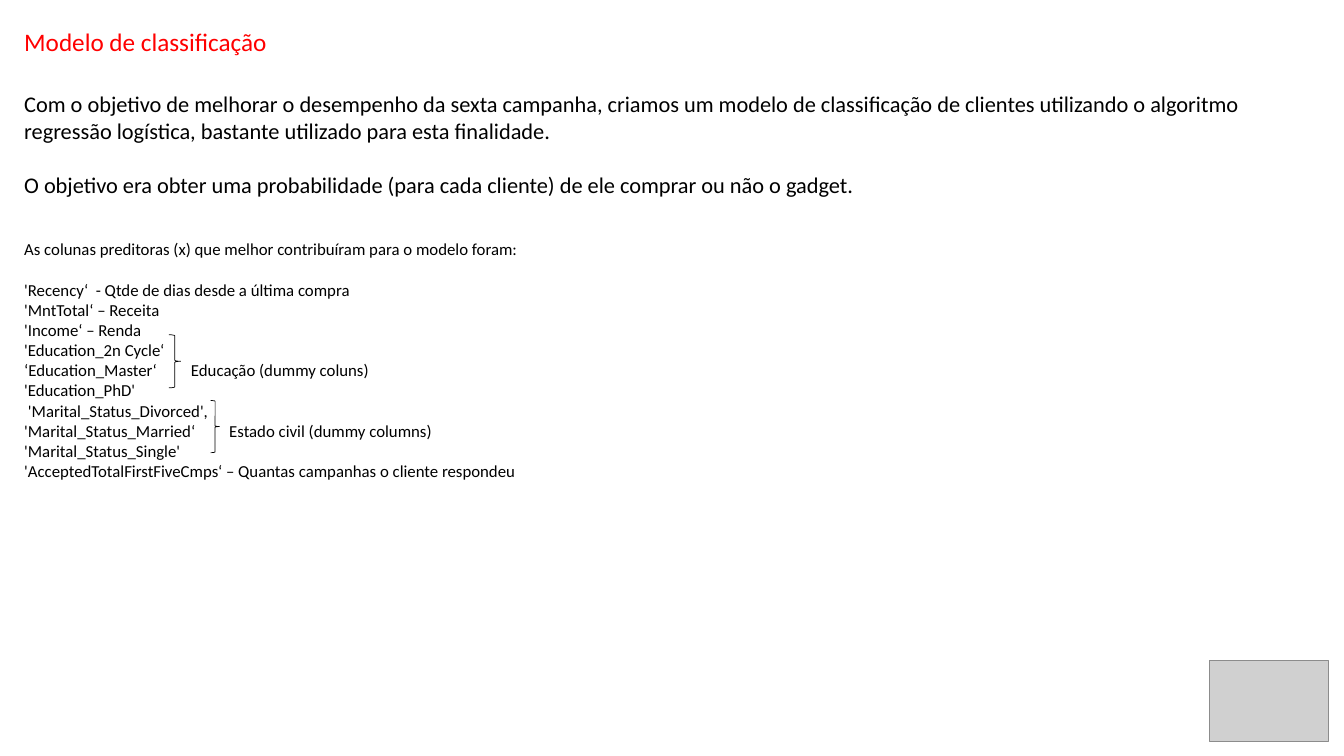
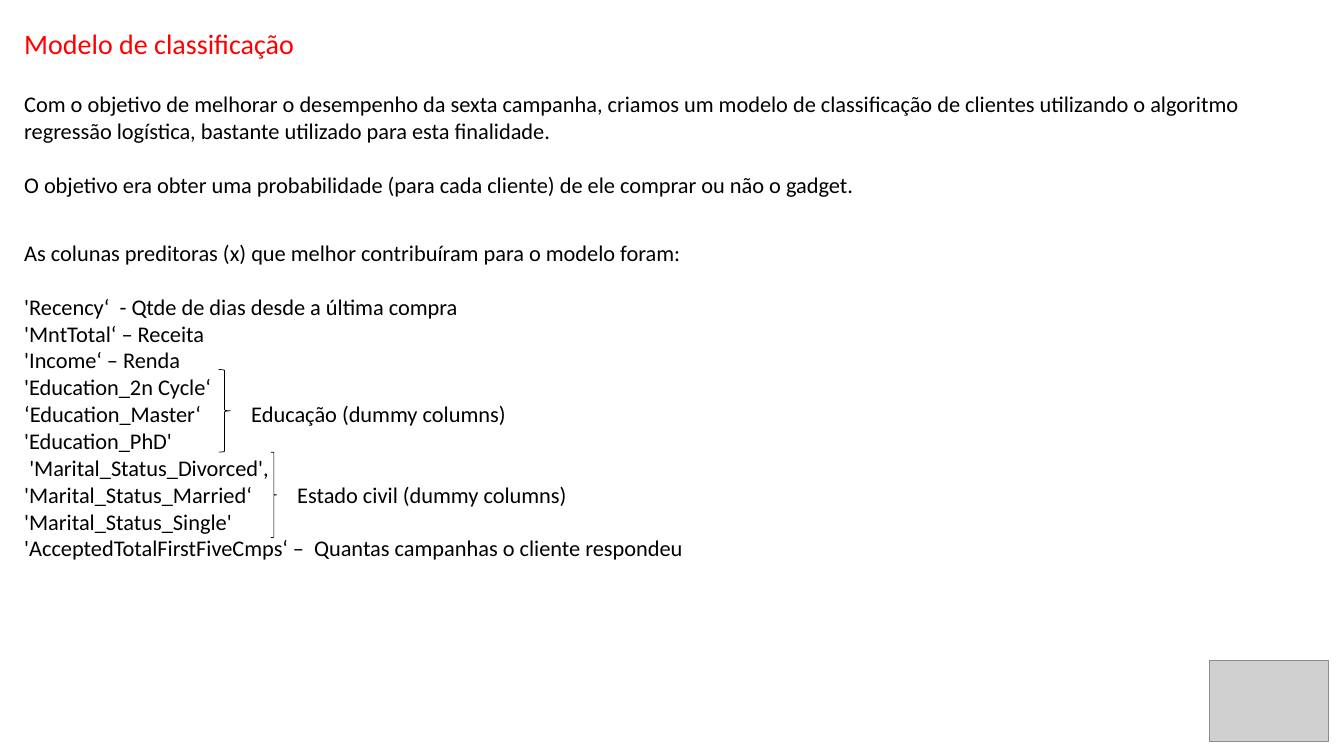
Before and after one commit to Danielgmelo/ifood, a slide deck: slide 24 of my_project/iFood CRM Data Analyst Case.pptx. Drawn at 1344x756 pixels with LibreOffice and Linux fonts; fonts in the diff are those of the drawing; grey boxes stand for pictures. Boxes give left, top, right and bottom in pixels: in the first picture for what was removed or moved away, otherwise in the second. Text is boxed around its words. In the diff, an @@ line names an element or a change of style, - is before the commit and + after.

```diff
--- a/my_project/iFood CRM Data Analyst Case.pptx
+++ b/my_project/iFood CRM Data Analyst Case.pptx
@@ text "Modelo de classificação" at (24, 34, 294, 59): size 18 to 20 pt @@
@@ text at (24, 245, 682, 560): size 12 to 16 pt in "As colunas preditoras (x) que melhor contribuíram ...", "'Recency‘ - Qtde de dias desde a ...", "'MntTotal‘ – Receita", "'Income‘ – Renda" and 6 more places @@
@@ right brace: place and size @@
-right brace at (169, 335, 181, 388)
+right brace at (219, 370, 231, 453)
@@ text at (24, 406, 506, 426): text changed; size 12 to 16 pt @@
-‘Education_Master‘ Educação (dummy coluns)
+‘Education_Master‘ Educação (dummy columns)
@@ right brace: place and size @@
-right brace at (211, 400, 220, 453)
+right brace at (271, 453, 277, 538)
```
Also in this commit, not shown: 27 other slides changed, 1 other file.
